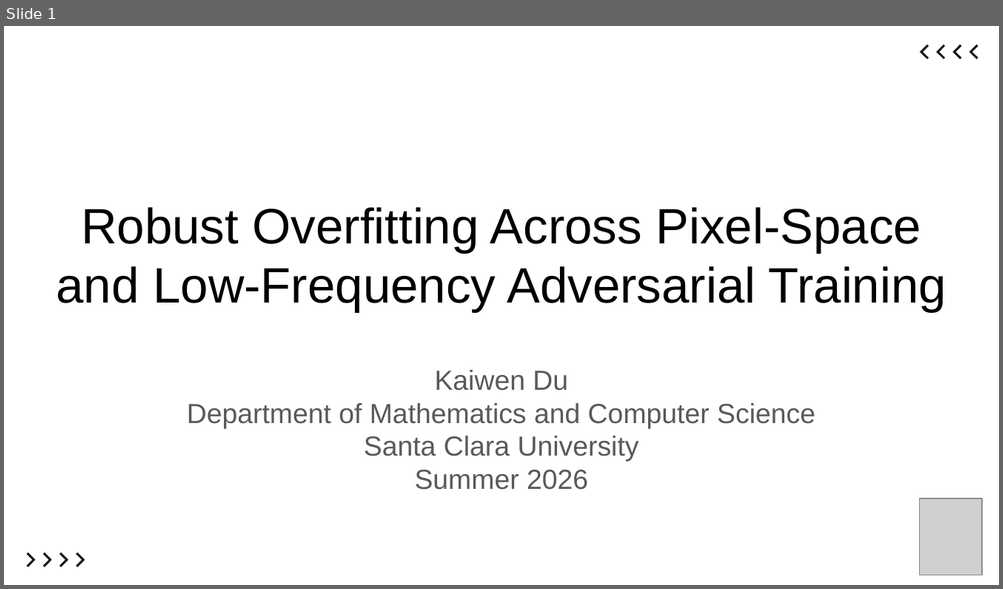
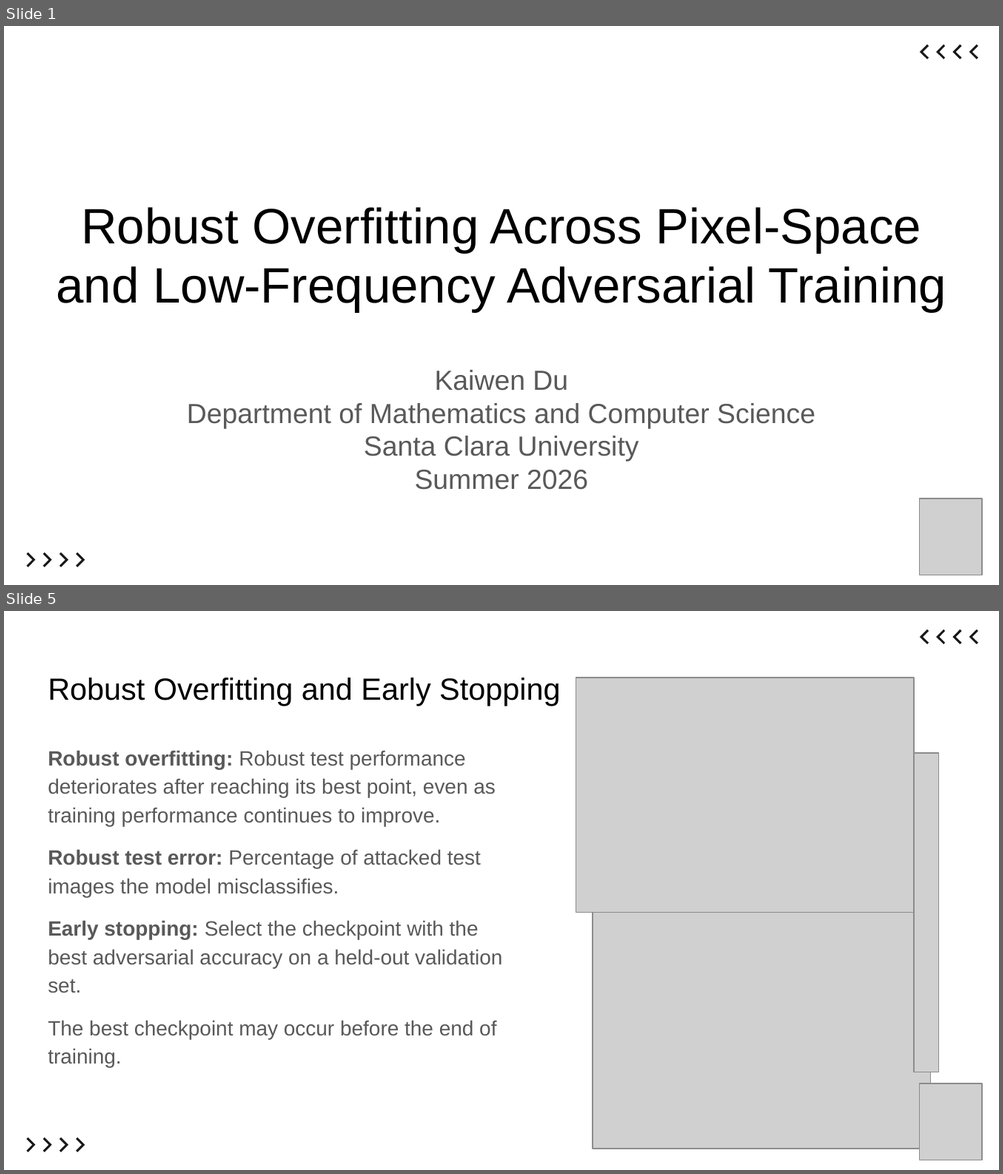
Before and after one commit to ItsKaiwenDu/Robust-Overfitting, a slide deck: report/slides.pptx. Shown one above the other, each under a label of ours: slide 1 before the commit, slides 1 and 5 after it; the slides between them are not shown. The pictures are 1003x589 and 1003x1174 pixels, drawn with LibreOffice and Linux fonts; fonts in the diff are those of the drawing; grey boxes stand for pictures. Boxes give left, top, right and bottom in pixels: in the first picture for what was removed or moved away, otherwise in the second. Text is boxed around its words. In the diff, an @@ line names an element or a change of style, - is before the commit and + after.

```diff
--- a/report/slides.pptx
+++ b/report/slides.pptx
@@ slide 5 added at (4, 611, 999, 1170), background #FFFFFF @@
@@ group added at (919, 629, 978, 644): 4 freeform shapes @@
@@ title added at (48, 678, 560, 706), 22.2 pt, text #000000 @@
+Robust Overfitting and Early Stopping
@@ picture added at (576, 678, 914, 912) @@
@@ text added at (48, 750, 502, 1068), 15 pt, text #595959 @@
+Robust overfitting: Robust test performance deteriorates after reaching its best point, even as training performance continues to improve.
+Robust test error: Percentage of attacked test images the model misclassifies.
+Early stopping: Select the checkpoint with the best adversarial accuracy on a held-out validation set.
+The best checkpoint may occur before the end of training.
@@ picture added at (913, 753, 938, 1073) @@
@@ picture added at (593, 912, 931, 1149) @@
@@ picture added at (919, 1083, 982, 1160) @@
@@ group added at (27, 1138, 85, 1153): 4 freeform shapes @@
```
Also in this commit, not shown: 6 slides changed, 6 other slides added, 9 slides removed.
